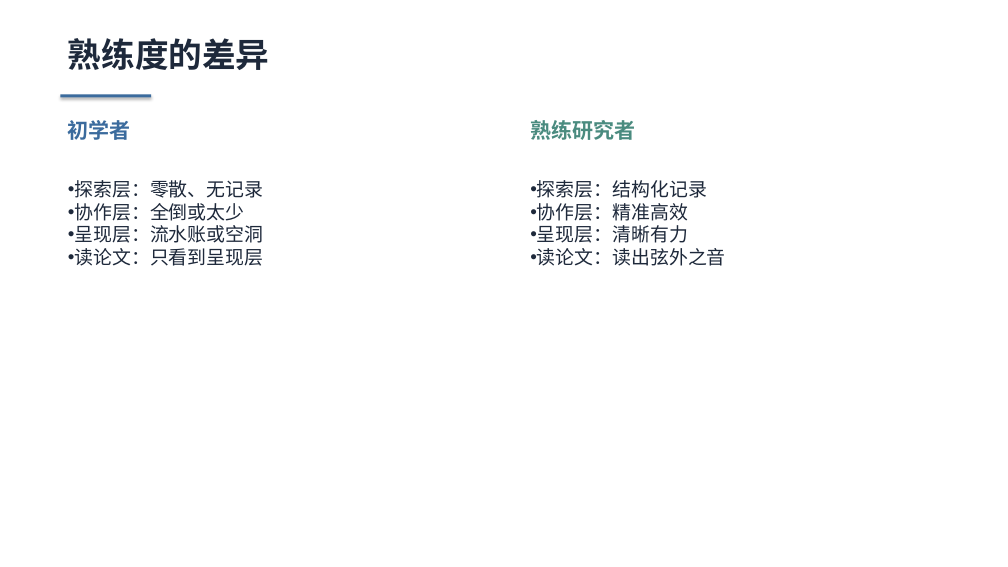
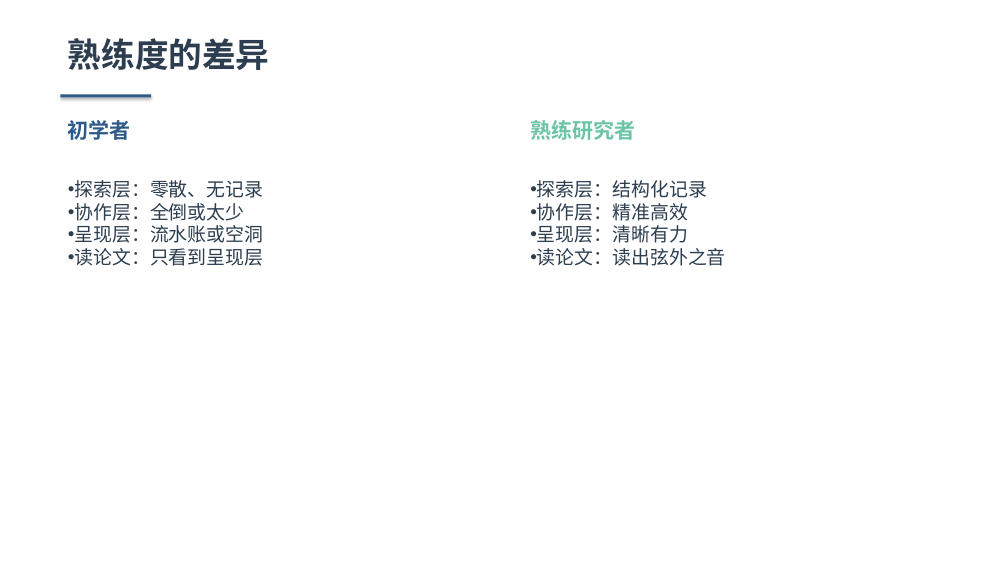
Before and after one commit to Lincyaw/paperops, a slide deck: slide 11 of examples/communication_friction/communication_friction.pptx. Drawn at 1008x567 pixels with LibreOffice and Linux fonts; fonts in the diff are those of the drawing. Boxes give left, top, right and bottom in pixels: in the first picture for what was removed or moved away, otherwise in the second. Text is boxed around its words. In the diff, an @@ line names an element or a change of style, - is before the commit and + after.

```diff
--- a/examples/communication_friction/communication_friction.pptx
+++ b/examples/communication_friction/communication_friction.pptx
@@ text "初学者" at box(68, 120, 131, 140): text colour #3B6B9D to #2E5A88 @@
@@ rectangle at box(60, 95, 151, 98): fill #3B6B9D to #2E5A88 @@
@@ text "熟练研究者" at box(530, 120, 635, 140): text colour #4A8B7F to #6BC4A6 @@
@@ text colour #1E293B to #2C3E50 in 3 elements at box(68, 38, 270, 70), box(74, 180, 263, 266), box(537, 180, 726, 266) @@
```
Also in this commit, not shown: 19 other slides changed, 2 other files.
